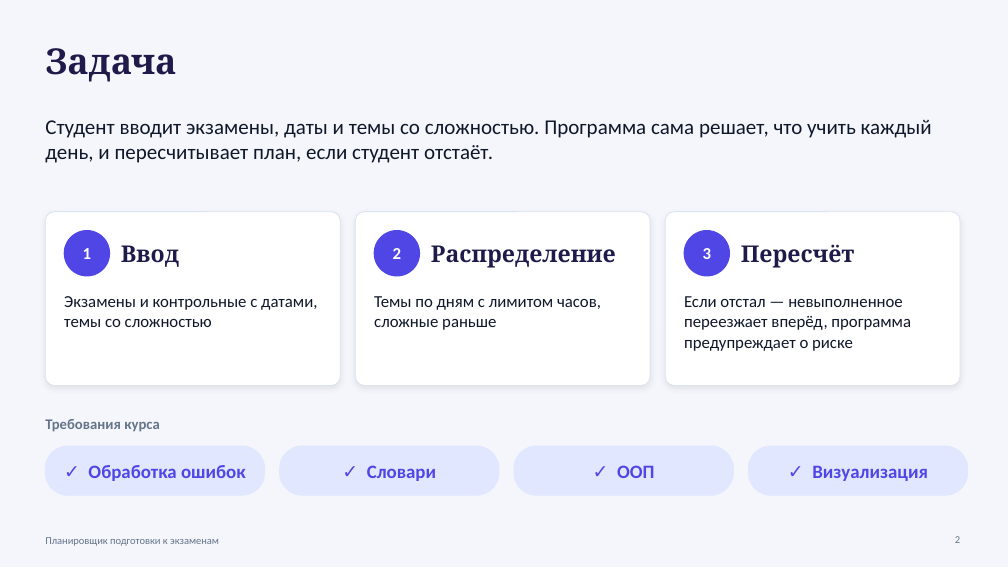
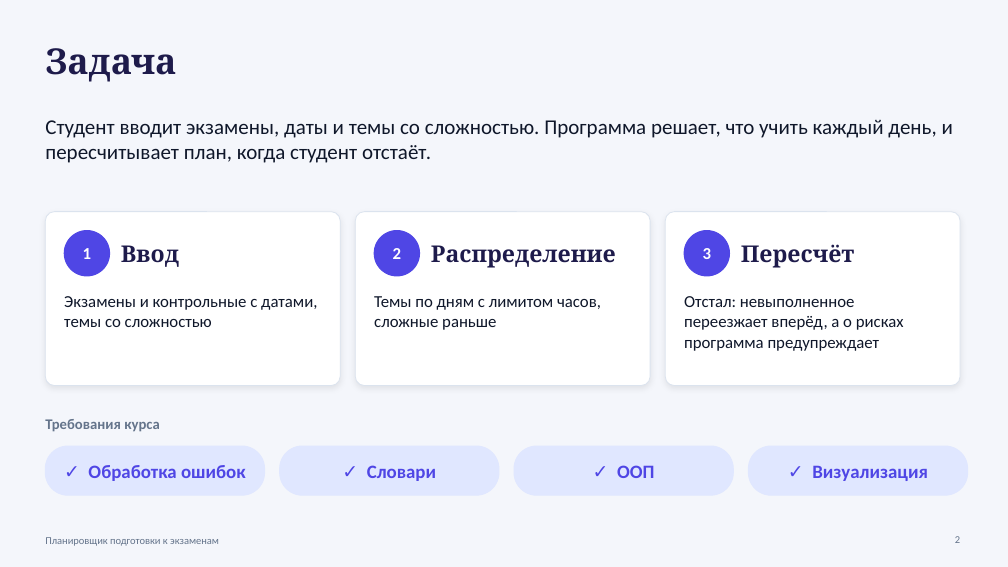
Before and after one commit to leywinkw/exam-planner, a slide deck: slide 2 of docs/Презентация_Планировщик_экзаменов.pptx. Drawn at 1008x567 pixels with LibreOffice and Linux fonts; fonts in the diff are those of the drawing. Boxes give left, top, right and bottom in pixels: in the first picture for what was removed or moved away, otherwise in the second. Text is boxed around its words. In the diff, an @@ line names an element or a change of style, - is before the commit and + after.

```diff
--- a/docs/Презентация_Планировщик_экзаменов.pptx
+++ b/docs/Презентация_Планировщик_экзаменов.pptx
@@ text at (x1=45, y1=120, x2=953, y2=163): text changed @@
-Студент вводит экзамены, даты и темы со сложностью. Программа сама решает, что учить каждый день, и пересчитывает план, если студент отстаёт.
+Студент вводит экзамены, даты и темы со сложностью. Программа решает, что учить каждый день, и пересчитывает план, когда студент отстаёт.
@@ text at (x1=684, y1=296, x2=904, y2=351): text changed @@
-Если отстал — невыполненное переезжает вперёд, программа предупреждает о риске
+Отстал: невыполненное переезжает вперёд, а о рисках программа предупреждает
```
Also in this commit, not shown: 8 other slides changed, 14 other files.
